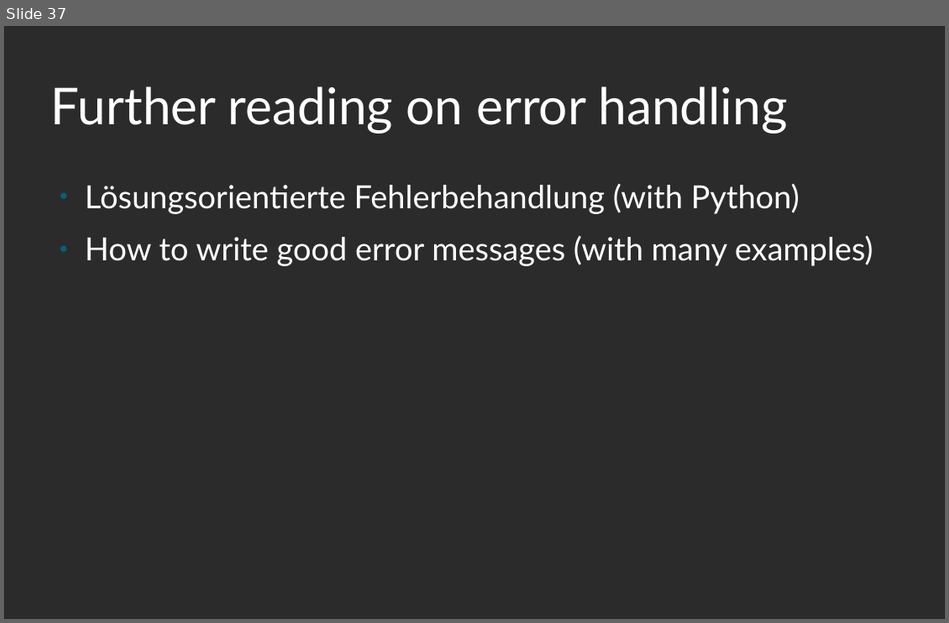
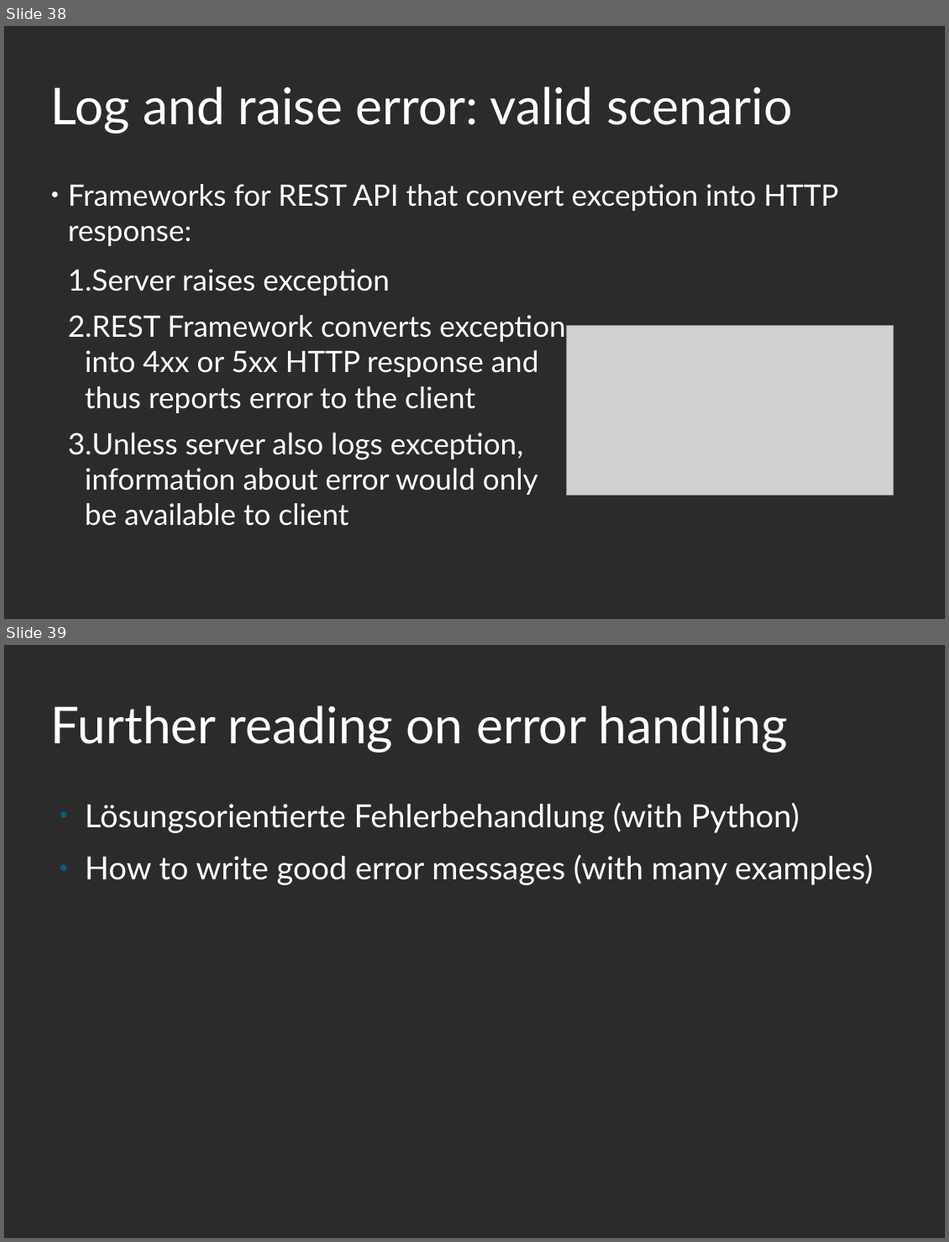
Before and after one commit to roskakori/talks, a slide deck: pygraz/helpful_logging_with_python/Helpful logging with Python.odp. Shown one above the other, each under a label of ours: slide 37 before the commit, slides 38 and 39 after it. The pictures are 949x623 and 949x1242 pixels, drawn with LibreOffice and Linux fonts; fonts in the diff are those of the drawing; grey boxes stand for pictures; background and template pictures are left out; a plain dark background stands for a picture behind light text. Boxes give left, top, right and bottom in pixels: in the first picture for what was removed or moved away, otherwise in the second. Text is boxed around its words. In the diff, an @@ line names an element or a change of style, - is before the commit and + after.

```diff
--- a/pygraz/helpful_logging_with_python/Helpful logging with Python.odp
+++ b/pygraz/helpful_logging_with_python/Helpful logging with Python.odp
@@ slide 38 added at (x1=4, y1=26, x2=945, y2=619), background picture (left out) @@
@@ title added at (x1=51, y1=86, x2=792, y2=134), 51 pt, text #FFFFFF @@
+Log and raise error: valid scenario
@@ text added at (x1=68, y1=184, x2=838, y2=526), 29.6 pt, text #FFFFFF @@
+● Frameworks for REST API that convert exception into HTTP response:
+  1. Server raises exception
+  2. REST Framework converts exception
+     into 4xx or 5xx HTTP response and
+     thus reports error to the client
+  3. Unless server also logs exception,
+     information about error would only
+     be available to client
@@ picture added at (x1=566, y1=325, x2=894, y2=494) @@
@@ what was slide 37 is now slide 39 @@
```
Also in this commit, not shown: 16 slides changed, 6 other slides added, 6 other files.
